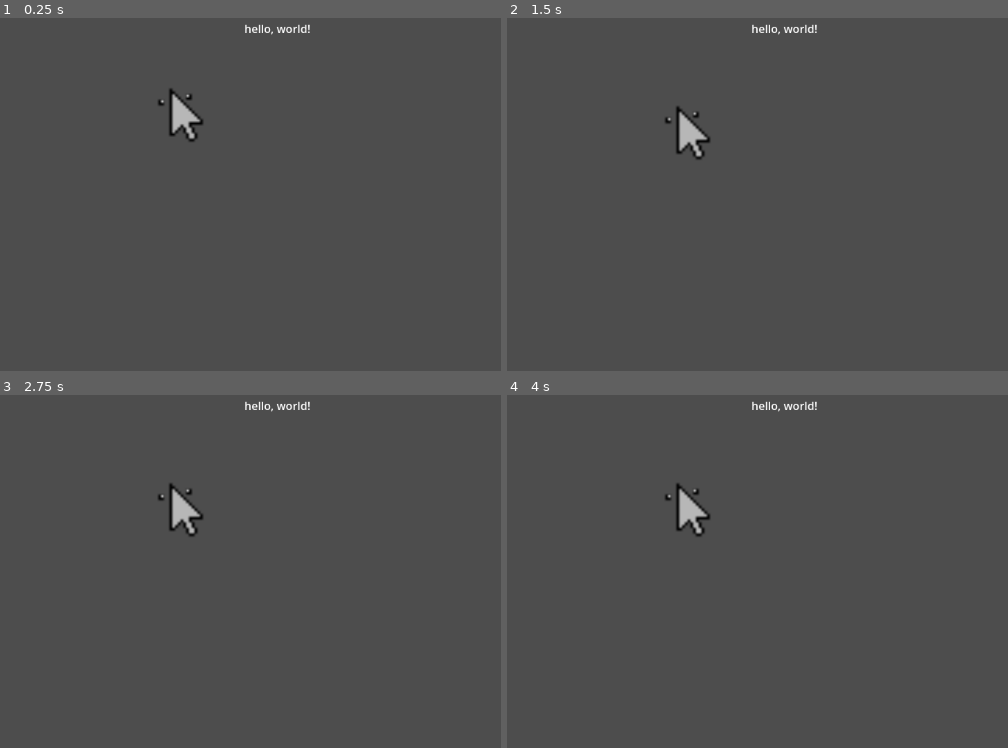
Above: before the commit, frames 1-4 (two rows, left to right).
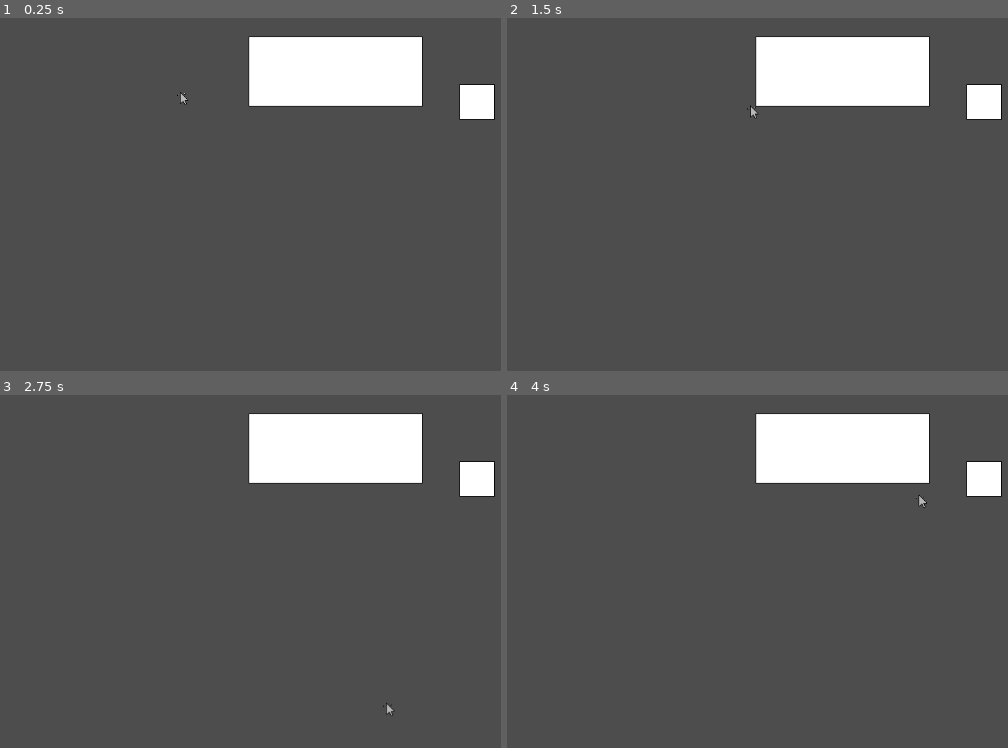
Above: after the commit, the same moments.

Repository: username123115/Clicky
Game: Godot game, scene res://intro.tscn
The game is run twice, just before and just after one commit, with the same random seed, the same clock (stepped at 60 frames per second) and the same inputs. Before the commit the project starts from res://node_2d.tscn.
Inputs:
- Up to frame 1 (0.25 s): no input
- Up to frame 2 (1.5 s): hold L (move_right, bound only after the commit) 0.53-1.28 s; tap Enter at 1.25 s; hold J (move_down, bound only after the commit) from 1.28 s (still down)
- Up to frame 3 (2.75 s): tap Space at 2 s; release J (move_down, bound only after the commit) at 2.03 s; hold L (move_right, bound only after the commit) from 2.03 s (still down)
- Up to frame 4 (4 s): tap Enter at 2.75 s; release L (move_right, bound only after the commit) at 2.78 s; hold K (move_up, bound only after the commit) 2.78-3.53 s; hold H (move_left, bound only after the commit) from 3.53 s (still down)

The runs differ from the first frame. In frame 1, 8.5% of the frame differs, in the area x 31-99%, y 1-36%; in frame 2, 8.5%; in frame 3, 8.5%; in frame 4, 8.5%, in the area x 31-99%, y 1-41%.

Commit message:
add window and player movement

Diff:
--- a/assets/scripts/hello.gd
+++ b/assets/scripts/hello.gd
@@ -1,4 +1,4 @@
-extends Node
+extends CharacterBody2D
 
 
 # Called when the node enters the scene tree for the first time.
--- /dev/null
+++ b/intro.tscn
@@ -0,0 +1,19 @@
+[gd_scene load_steps=3 format=3 uid="uid://t7cifjapqkxc"]
+
+[ext_resource type="PackedScene" uid="uid://b76rhy6jvdbac" path="res://player.tscn" id="1_2emgv"]
+[ext_resource type="PackedScene" uid="uid://c4p7vdke6f5n2" path="res://window.tscn" id="2_2je34"]
+
+[node name="Node2D" type="Node2D"]
+position = Vector2(299, 148)
+
+[node name="Player" parent="." instance=ExtResource("1_2emgv")]
+
+[node name="Timer" type="Timer" parent="."]
+
+[node name="Window" parent="." instance=ExtResource("2_2je34")]
+position = Vector2(424, 4)
+
+[node name="Window2" parent="." instance=ExtResource("2_2je34")]
+position = Vector2(220, -40)
+height = 100
+width = 250
--- a/node_2d.tscn
+++ /dev/null
@@ -1,38 +0,0 @@
-[gd_scene load_steps=4 format=3 uid="uid://t7cifjapqkxc"]
-
-[ext_resource type="Texture2D" uid="uid://csb4wseuhc7sj" path="res://assets/art/clicky_concept.png" id="1_6tx4g"]
-
-[sub_resource type="RectangleShape2D" id="RectangleShape2D_rgn3j"]
-size = Vector2(126, 121)
-
-[sub_resource type="SegmentShape2D" id="SegmentShape2D_8wuen"]
-a = Vector2(839, -68)
-b = Vector2(-49, -67)
-
-[node name="Node2D" type="Node2D"]
-position = Vector2(299, 148)
-
-[node name="Timer" type="Timer" parent="."]
-
-[node name="Label" type="Label" parent="."]
-offset_left = 88.0
-offset_top = -114.0
-offset_right = 556.0
-offset_bottom = 94.0
-text = "hello, world!"
-
-[node name="icon_physics" type="RigidBody2D" parent="."]
-
-[node name="Sprite2D" type="Sprite2D" parent="icon_physics"]
-scale = Vector2(4, 4)
-texture = ExtResource("1_6tx4g")
-
-[node name="CollisionShape2D" type="CollisionShape2D" parent="icon_physics"]
-position = Vector2(0, -2.5)
-shape = SubResource("RectangleShape2D_rgn3j")
-
-[node name="StaticBody2D" type="StaticBody2D" parent="."]
-
-[node name="CollisionShape2D" type="CollisionShape2D" parent="StaticBody2D"]
-position = Vector2(-187, 179)
-shape = SubResource("SegmentShape2D_8wuen")
--- /dev/null
+++ b/player.gd
@@ -0,0 +1,5 @@
+extends CharacterBody2D
+
+
+const SPEED = 300.0
+const JUMP_VELOCITY = -400.0
--- /dev/null
+++ b/player.tscn
@@ -0,0 +1,26 @@
+[gd_scene load_steps=6 format=3 uid="uid://b76rhy6jvdbac"]
+
+[ext_resource type="Script" path="res://player.gd" id="1_ce8eu"]
+[ext_resource type="Texture2D" uid="uid://csb4wseuhc7sj" path="res://assets/art/clicky_concept.png" id="2_3j0jd"]
+[ext_resource type="Script" path="res://state_floating.gd" id="3_70e58"]
+[ext_resource type="Script" path="res://state_machine_player.gd" id="3_ejt0g"]
+
+[sub_resource type="RectangleShape2D" id="RectangleShape2D_babds"]
+size = Vector2(10, 14)
+
+[node name="Player" type="CharacterBody2D"]
+script = ExtResource("1_ce8eu")
+
+[node name="Sprite2D" type="Sprite2D" parent="."]
+texture = ExtResource("2_3j0jd")
+
+[node name="CollisionShape2D" type="CollisionShape2D" parent="."]
+position = Vector2(-1, -1)
+shape = SubResource("RectangleShape2D_babds")
+
+[node name="State Machine" type="Node" parent="."]
+script = ExtResource("3_ejt0g")
+start_state = NodePath("Floating")
+
+[node name="Floating" type="Node" parent="State Machine"]
+script = ExtResource("3_70e58")
--- a/project.godot
+++ b/project.godot
@@ -11,10 +11,29 @@
 [application]
 
 config/name="Clicky"
-run/main_scene="res://node_2d.tscn"
+run/main_scene="res://intro.tscn"
 config/features=PackedStringArray("4.3", "Forward Plus")
 config/icon="res://icon.svg"
 
-[editor_plugins]
+[input]
 
-enabled=PackedStringArray("res://addons/godot-vim/plugin.cfg")
+move_left={
+"deadzone": 0.5,
+"events": [Object(InputEventKey,"resource_local_to_scene":false,"resource_name":"","device":-1,"window_id":0,"alt_pressed":false,"shift_pressed":false,"ctrl_pressed":false,"meta_pressed":false,"pressed":false,"keycode":0,"physical_keycode":72,"key_label":0,"unicode":104,"location":0,"echo":false,"script":null)
+]
+}
+move_right={
+"deadzone": 0.5,
+"events": [Object(InputEventKey,"resource_local_to_scene":false,"resource_name":"","device":-1,"window_id":0,"alt_pressed":false,"shift_pressed":false,"ctrl_pressed":false,"meta_pressed":false,"pressed":false,"keycode":0,"physical_keycode":76,"key_label":0,"unicode":108,"location":0,"echo":false,"script":null)
+]
+}
+move_up={
+"deadzone": 0.5,
+"events": [Object(InputEventKey,"resource_local_to_scene":false,"resource_name":"","device":-1,"window_id":0,"alt_pressed":false,"shift_pressed":false,"ctrl_pressed":false,"meta_pressed":false,"pressed":false,"keycode":0,"physical_keycode":75,"key_label":0,"unicode":107,"location":0,"echo":false,"script":null)
+]
+}
+move_down={
+"deadzone": 0.5,
+"events": [Object(InputEventKey,"resource_local_to_scene":false,"resource_name":"","device":-1,"window_id":0,"alt_pressed":false,"shift_pressed":false,"ctrl_pressed":false,"meta_pressed":false,"pressed":false,"keycode":0,"physical_keycode":74,"key_label":0,"unicode":106,"location":0,"echo":false,"script":null)
+]
+}
--- /dev/null
+++ b/state.gd
@@ -0,0 +1,28 @@
+extends Node
+# Base interface for all states: it doesn't do anything by itself,
+# but forces us to pass the right arguments to the methods below
+# and makes sure every State object had all of these methods.
+
+@warning_ignore("unused_signal")
+signal finished(next_state_name: String)
+
+# Initialize the state. E.g. change the animation.
+func enter() -> void:
+	pass
+
+
+# Clean up the state. Reinitialize values like a timer.
+func exit() -> void:
+	pass
+
+
+func handle_input(_event: InputEvent) -> void:
+	pass
+
+
+func update(_delta: float) -> void:
+	pass
+
+
+func _on_animation_finished(_anim_name: String) -> void:
+	pass
--- /dev/null
+++ b/state_floating.gd
@@ -0,0 +1,50 @@
+extends 'state.gd'
+@export var float_speed = 450.0
+@export var accel = 900.0
+
+
+# Called when the node enters the scene tree for the first time.
+func _ready() -> void:
+	pass # Replace with function body.
+
+
+func update(_delta: float) -> void:
+	var direction := get_input_direction()
+	var owner_velocity = owner.velocity
+
+	var target_velocity = float_speed * direction
+
+	owner_velocity.x = step_towards(owner_velocity.x, target_velocity.x, _delta)
+	owner_velocity.y = step_towards(owner_velocity.y, target_velocity.y, _delta)
+
+	owner.velocity = owner_velocity
+
+	owner.move_and_slide()
+
+
+# move towards but if moving faster in the same direction deceleration doesn't happen
+func step_towards(value : float, target : float, delta : float):
+	if (target < 0):
+		if (value > target):
+			value -= accel * delta
+			return max(target, value)
+	elif (target == 0):
+		if (value > 0):
+			value -= min(value, delta * accel)
+		else:
+			value += min(abs(value), delta * accel)
+	else:
+		if (value < target):
+			value += accel * delta
+			return min(target, value)
+
+	return value
+
+
+
+
+func get_input_direction() -> Vector2:
+	return Vector2(
+			Input.get_axis(&"move_left", &"move_right"),
+			Input.get_axis(&"move_up", &"move_down")
+	)
--- /dev/null
+++ b/state_machine.gd
@@ -0,0 +1,77 @@
+extends Node
+# Base interface for a generic state machine.
+# It handles initializing, setting the machine active or not
+# delegating _physics_process, _input calls to the State nodes,
+# and changing the current/active state.
+# See the PlayerV2 scene for an example on how to use it.
+
+signal state_changed(current_state: Node)
+
+# You should set a starting node from the inspector or on the node that inherits
+# from this state machine interface. If you don't, the game will default to
+# the first state in the state machine's children.
+@export var start_state: NodePath
+var states_map := {}
+
+var states_stack := []
+var current_state: Node = null
+var _active := false:
+	set(value):
+		_active = value
+		set_active(value)
+
+func _enter_tree() -> void:
+	if start_state.is_empty():
+		start_state = get_child(0).get_path()
+	for child in get_children():
+		var err: bool = child.finished.connect(_change_state)
+		if err:
+			printerr(err)
+	initialize(start_state)
+
+
+func initialize(initial_state: NodePath) -> void:
+	_active = true
+	states_stack.push_front(get_node(initial_state))
+	current_state = states_stack[0]
+	current_state.enter()
+
+
+func set_active(value: bool) -> void:
+	set_physics_process(value)
+	set_process_input(value)
+	if not _active:
+		states_stack = []
+		current_state = null
+
+
+func _unhandled_input(event: InputEvent) -> void:
+	current_state.handle_input(event)
+
+
+func _physics_process(delta: float) -> void:
+	current_state.update(delta)
+
+
+func _on_animation_finished(anim_name: String) -> void:
+	if not _active:
+		return
+
+	current_state._on_animation_finished(anim_name)
+
+
+func _change_state(state_name: String) -> void:
+	if not _active:
+		return
+	current_state.exit()
+
+	if state_name == "previous":
+		states_stack.pop_front()
+	else:
+		states_stack[0] = states_map[state_name]
+
+	current_state = states_stack[0]
+	state_changed.emit(current_state)
+
+	if state_name != "previous":
+		current_state.enter()
--- /dev/null
+++ b/state_machine_player.gd
@@ -0,0 +1,24 @@
+extends "state_machine.gd"
+@onready var floating: Node = $floating
+
+func _ready() -> void:
+	states_map = {
+		"floating": floating,
+	}
+
+
+func _change_state(state_name: String) -> void:
+	# The base state_machine interface this node extends does most of the work.
+	if not _active:
+		return
+	if state_name in ["floating"]:
+		states_stack.push_front(states_map[state_name])
+
+	super._change_state(state_name)
+
+
+func _unhandled_input(event: InputEvent) -> void:
+	# Here we only handle input that can interrupt states, attacking in this case,
+	# otherwise we let the state node handle it.
+
+	current_state.handle_input(event)
--- /dev/null
+++ b/window.gd
@@ -0,0 +1,46 @@
+extends CharacterBody2D
+
+
+@export var height: int = 50:
+	get:
+		return height
+	set(value):
+		height = value
+		set_boundary()
+
+@export var width: int = 50:
+	get:
+		return width
+	set(value):
+		width = value
+		set_boundary()
+
+@onready var collider : CollisionShape2D =  $Collider
+
+
+# Called when the node enters the scene tree for the first time.
+func _ready() -> void:
+	var r = RectangleShape2D.new()
+	collider.shape = r
+	set_boundary()
+
+
+
+func set_boundary() -> void:
+	queue_redraw()
+	if not collider:
+		await ready
+	collider.shape.size = Vector2(width, height)
+
+# Called every frame. 'delta' is the elapsed time since the previous frame.
+func _process(delta: float) -> void:
+	pass
+
+func _draw() -> void:
+
+	var r := Rect2()
+	r.size = Vector2(width, height)
+	r.position = Vector2(-width / 2.0, -height / 2.0)
+
+	draw_rect(r, Color.WHITE)
+	draw_rect(r, Color.BLACK, false, 1.0)
--- /dev/null
+++ b/window.tscn
@@ -0,0 +1,14 @@
+[gd_scene load_steps=2 format=3 uid="uid://c4p7vdke6f5n2"]
+
+[ext_resource type="Script" path="res://window.gd" id="1_1v3yd"]
+
+[node name="Window" type="CharacterBody2D"]
+script = ExtResource("1_1v3yd")
+
+[node name="Icon-X" type="Sprite2D" parent="."]
+
+[node name="Icon-Min" type="Sprite2D" parent="."]
+
+[node name="Icon-Out" type="Sprite2D" parent="."]
+
+[node name="Collider" type="CollisionShape2D" parent="."]
